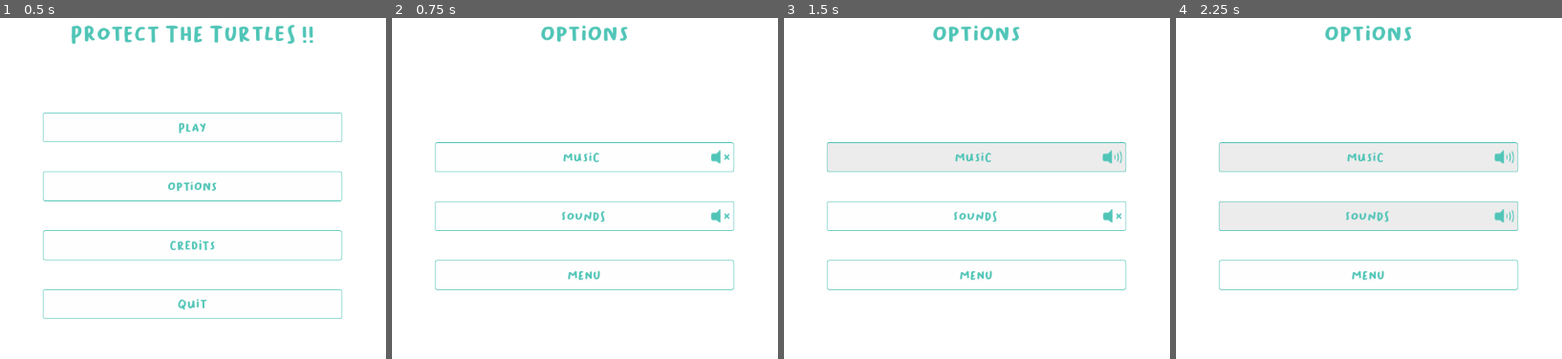
Above: before the commit, frames 1-4 (left to right).
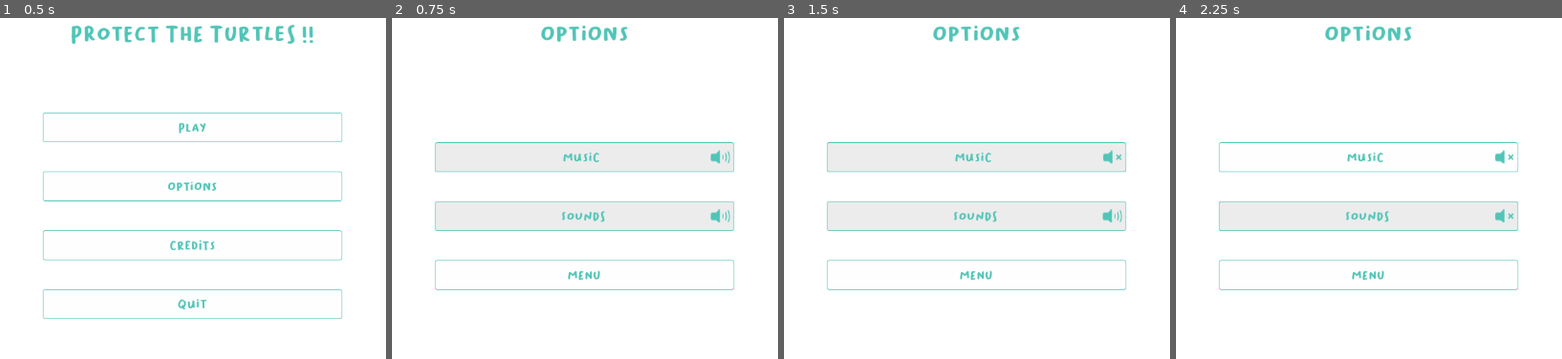
Above: after the commit, the same moments.

Repository: Mogadragos/protect-the-turtles-godot
Game: Godot game, scene res://Scenes/main_menu.tscn
Same seed, same stepped clock (60 frames per second), same inputs: the game is played once before the commit and once after it.
Inputs:
- Up to frame 1 (0.5 s): no input
- Up to frame 2 (0.75 s): click "Options" at 0.5 s
- Up to frame 3 (1.5 s): click "Music" at 1.25 s
- Up to frame 4 (2.25 s): click "Sounds" at 2 s

Frame 1 is identical in both runs. In frame 2, 0.2% of the frame differs, in the area x 82-88%, y 38-60%; in frame 3, 0.1%; in frame 4, 0.1%.

Commit message:
Mute buttons

Diff:
--- a/Scenes/options_menu.tscn
+++ b/Scenes/options_menu.tscn
@@ -68,7 +68,7 @@
 theme_override_constants/margin_top = 20
 theme_override_constants/margin_bottom = 20
 
-[node name="SoundsButton" type="CheckButton" parent="MarginContainer/VBoxContainer/MarginContainer/VBoxContainer/MarginContainer2"]
+[node name="SfxButton" type="CheckButton" parent="MarginContainer/VBoxContainer/MarginContainer/VBoxContainer/MarginContainer2"]
 layout_mode = 2
 theme = ExtResource("1_ikhgt")
 text = "         Sounds"
@@ -84,4 +84,6 @@
 theme = ExtResource("1_ikhgt")
 text = "Menu"
 
+[connection signal="toggled" from="MarginContainer/VBoxContainer/MarginContainer/VBoxContainer/MarginContainer/MusicButton" to="." method="_on_music_button_toggled"]
+[connection signal="toggled" from="MarginContainer/VBoxContainer/MarginContainer/VBoxContainer/MarginContainer2/SfxButton" to="." method="_on_sfx_button_toggled"]
 [connection signal="pressed" from="MarginContainer/VBoxContainer/MarginContainer/VBoxContainer/MarginContainer3/MenuButton" to="." method="_on_menu_button_pressed"]
--- a/Scenes/sound_fx.tscn
+++ b/Scenes/sound_fx.tscn
@@ -11,8 +11,10 @@
 
 [node name="ButtonClick" type="AudioStreamPlayer" parent="V1"]
 stream = ExtResource("3_1dc4k")
+bus = &"SFX"
 
 [node name="V2" type="Node" parent="."]
 
 [node name="ButtonClick" type="AudioStreamPlayer" parent="V2"]
 stream = ExtResource("2_kq5ym")
+bus = &"SFX"
--- a/Scripts/options_menu.gd
+++ b/Scripts/options_menu.gd
@@ -1,5 +1,8 @@
 extends Control
 
+func _ready() -> void:
+	$MarginContainer/VBoxContainer/MarginContainer/VBoxContainer/MarginContainer/MusicButton.set_pressed_no_signal(!SoundFx.music_muted)
+	$MarginContainer/VBoxContainer/MarginContainer/VBoxContainer/MarginContainer2/SfxButton.set_pressed_no_signal(!SoundFx.sfx_muted)
 
 #region Buttons control
 
@@ -7,4 +10,12 @@
 	get_tree().change_scene_to_file("res://Scenes/main_menu.tscn")
 	SoundFx.button_click()
 
+func _on_music_button_toggled(toggled_on: bool) -> void:
+	SoundFx.toggle_music(toggled_on)
+	SoundFx.button_click()
+
+func _on_sfx_button_toggled(toggled_on: bool) -> void:
+	SoundFx.toggle_sfx(toggled_on)
+	SoundFx.button_click()
+
 #endregion
--- a/Scripts/sound_fx.gd
+++ b/Scripts/sound_fx.gd
@@ -1,9 +1,31 @@
 extends Node
 
-var activeVersion: Node;
+var _activeVersion: Node;
+var music_muted = false;
+var sfx_muted = false;
 
 func _ready():
-	activeVersion = $V1;
+	_activeVersion = $V1;
 
-func button_click():
-	activeVersion.get_node("ButtonClick").play();
+func button_click() -> void:
+	_activeVersion.get_node("ButtonClick").play();
+
+func toggle_music(toggled_on: bool) -> void:
+	music_muted = !toggled_on;
+	_toggle_bus(AudioServer.get_bus_index("Music"), music_muted);
+
+func toggle_sfx(toggled_on: bool) -> void:
+	sfx_muted = !toggled_on;
+	_toggle_bus(AudioServer.get_bus_index("SFX"), sfx_muted);
+
+func is_music_active() -> bool:
+	return _is_bus_active(AudioServer.get_bus_index("Music"));
+
+func is_sfx_active() -> bool:
+	return _is_bus_active(AudioServer.get_bus_index("SFX"));
+
+func _toggle_bus(bus: int, muted: bool) -> void:
+	AudioServer.set_bus_mute(bus, muted);
+
+func _is_bus_active(bus: int) -> bool:
+	return AudioServer.get_bus_volume_db(bus) != 0;
--- /dev/null
+++ b/default_bus_layout.tres
@@ -0,0 +1,15 @@
+[gd_resource type="AudioBusLayout" format=3 uid="uid://c3b84vmbd1egm"]
+
+[resource]
+bus/1/name = &"Music"
+bus/1/solo = false
+bus/1/mute = false
+bus/1/bypass_fx = false
+bus/1/volume_db = 0.0
+bus/1/send = &"Master"
+bus/2/name = &"SFX"
+bus/2/solo = false
+bus/2/mute = false
+bus/2/bypass_fx = false
+bus/2/volume_db = 0.0
+bus/2/send = &"Master"
